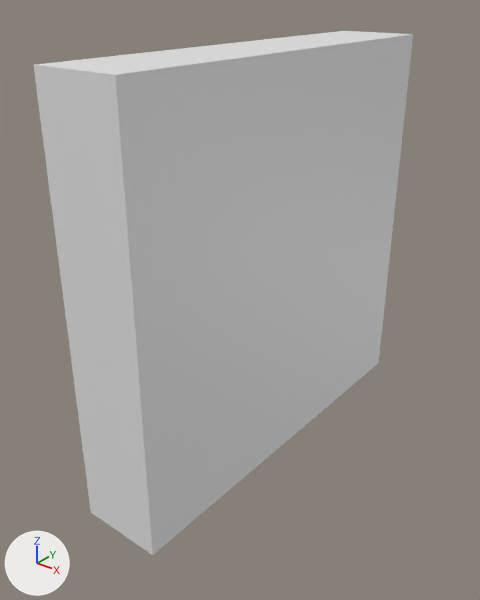
Before and after pictures for a commit that changed the Blender file env_wallWindow_HarryShanks_01.blend.
Camera for both pictures: a 50 mm lens placed at (6.51, -8.08, 2.99), pointed at (4.12, -5.09, 1.14). The axes (+X, +Y, +Z) are drawn at lower left. The lights are the same throughout. The picture after the commit comes second.

Script lines for the objects in view, before the commit:
```python
me_cube_001 = bpy.data.meshes.new('Cube.001')
me_cube_001.from_pydata(...)  # a box spanning x 0.0..1.0, y -1.0..1.0, z -1.0..1.0
ob_cube = bpy.data.objects.new('Cube', me_cube_001)
ob_cube.location = (4.158, -4.932, 1.366)
ob_cube.scale = (-0.264, -1.32, -1.28)
_m = ob_cube.modifiers.new('Mirror', 'MIRROR')
```
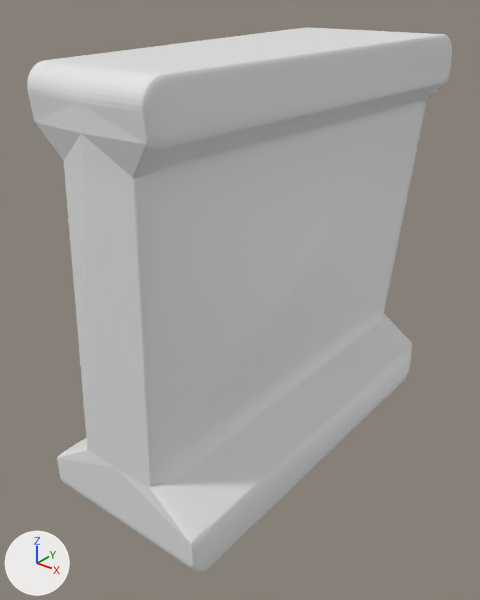
Commit message: Bevled Correctly

Boxes (x1, y1, x2, y2) around the edits, measured in the pictures (480 x 600 px):
'Cube', reshaped, moved, modifiers changed (12% wider)
    before: (33, 31, 413, 555)
    after: (27, 27, 452, 573)

The change, as a diff of the scene's bpy script:
```diff
--- a/env_wallWindow_HarryShanks_01.blend.py
+++ b/env_wallWindow_HarryShanks_01.blend.py
@@ me_cube_001 @@
 # used by ob_cube; location = (4.158, -4.932, 1.366); scale = (-0.264, -1.32, -1.28)
-me_cube_001.from_pydata(...)  # 8 vertices, 6 faces; spans x 0.0..1.0, y -1.0..1.0, z -1.0..1.0
+me_cube_001.from_pydata(...)  # 28 vertices, 24 faces; spans x 0.0..2.19, y -1.05..1.0, z -1.02..1.0
+# me_cube_001 part 1
+# 5 vertices are removed from x 0.0..1.0, y -1.0..1.0, z -1.0..1.0
+# 6 faces are deleted
+# 19 vertices are added at x 0.0..2.19, y -1.05..1.0, z -1.02..1.0
+# 6 new vertices lie (0.0, 2.0, 0.0) away from vertices in x 0.0, y -1.0, z -0.8..0.78
+# 24 new faces join them
@@ ob_cube @@
 ob_cube = bpy.data.objects.new('Cube', me_cube_001)
-ob_cube.location = (4.158, -4.932, 1.366)
+ob_cube.location = (4.173, -4.932, 1.366)
 ob_cube.scale = (-0.264, -1.32, -1.28)
 _m = ob_cube.modifiers.new('Mirror', 'MIRROR')
+_m = ob_cube.modifiers.new('Bevel', 'BEVEL')
+_m.width = 0.3
+_m.width_pct = 0.3
+_m.segments = 9
```
